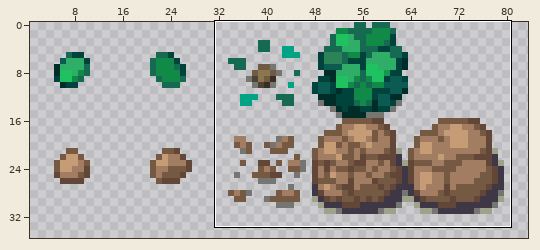
Edited in one commit: pixel-art file (GFX/destroyable.aseprite). The first picture is a wide view before the edit; the outline marks the close-up.
Close-up. Old version:
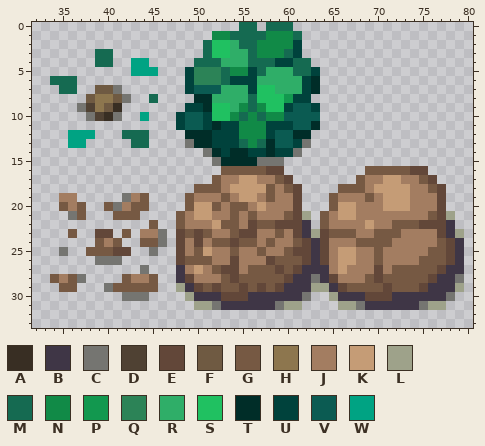
128x128 pixels, 1 frame. Shown: x 32..80, y 0..33. The wide view leaves out empty margins.
Palette (. is transparent): A #382e23  B #3f3646  C #757571  D #4f4133  E #624739  F #6f5a42  G #765943  H #8d764e  J #a37d61  K #c59c76  L #9ea28a  M #156a51  N #118a47  P #12984f  Q #2c8357  R #2fae68  S #20c161  T #002d28  U #00423c  V #0b5b52  W #00a383
After:
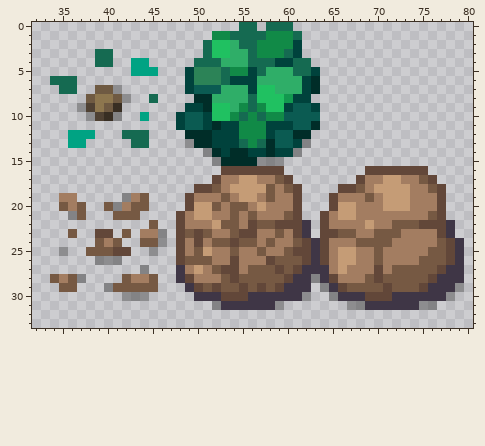
Author's note on the commit: cave & destroyables
What changed:
Colour C changes from #757571 to #01010150.
Colour B replaces colour C in row 28 at x 79.
Colour C replaces colour L in row 29 at x 64 and 79; in row 30 at x 65; in row 31 at x 67 and 76.
Colour E replaces colour G in row 16 at x 53 to 57 and 69 to 73; in row 17 at x 52 and 68; in row 18 at x 50 to 51 and 66 to 67; in rows 19 to 20 at x 49 and 65; in rows 21 to 22 at x 48 and 64; in row 23 at x 65.
The edit erases colour L in row 21 at x 62 and 78; in row 23 at x 63 and 79; in row 29 at x 48 and 63; in row 30 at x 49; in row 31 at x 50 to 51, 60 to 61, 66 and 77.
